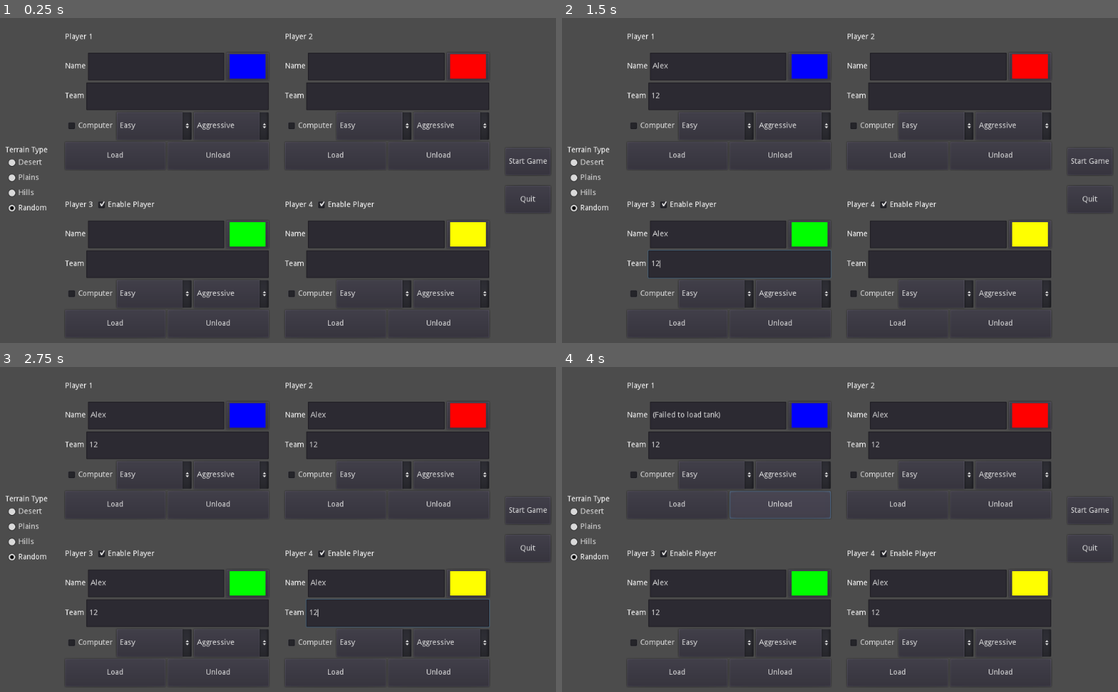
Above: before the commit, frames 1-4 (two rows, left to right).
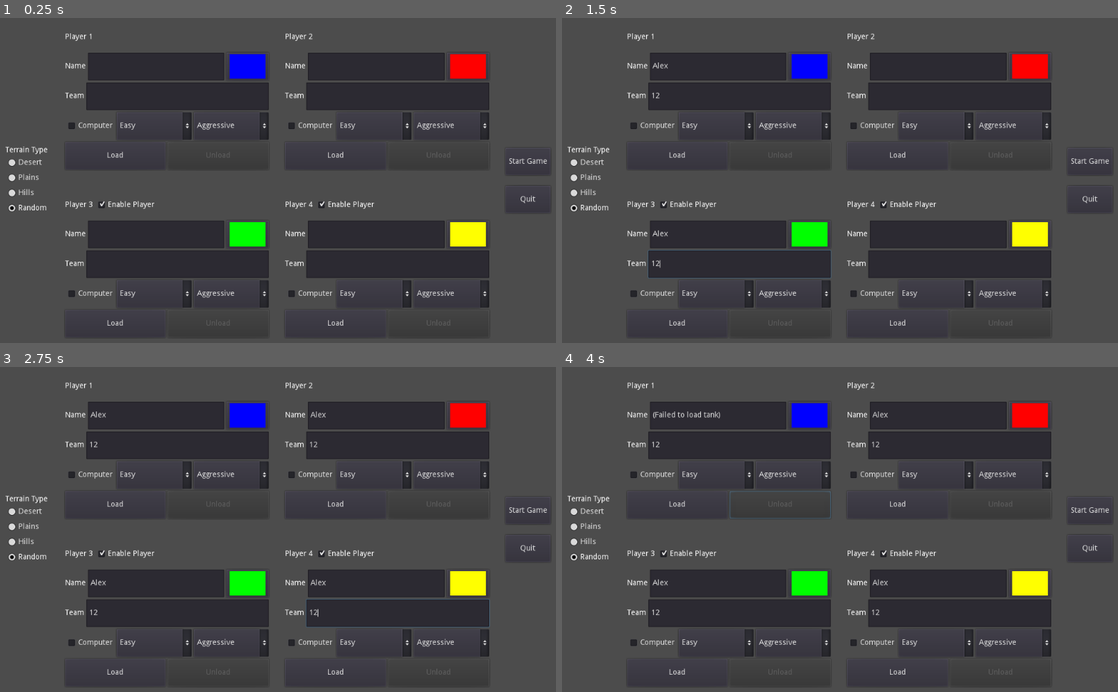
Above: after the commit, the same moments.

Repository: Arc676/Tanks-Godot
Game: Godot game, scene res://Scenes/Screens/Main Menu.tscn
The game is run twice, just before and just after one commit, with the same random seed, the same clock (stepped at 60 frames per second) and the same inputs.
Inputs (mouse positions are in pixels of both pictures, inside the frame that each line leads up to):
- Up to frame 1 (0.25 s): no input
- Up to frame 2 (1.5 s): click (717, 66) at 0.52 s; type "Alex" at 0.6 s; click (739, 96) at 0.75 s; type "12" at 0.83 s; click (717, 235) at 0.98 s; type "Alex" at 1.07 s; click (739, 265) at 1.27 s; type "12" at 1.35 s
- Up to frame 3 (2.75 s): click (378, 415) at 1.5 s; type "Alex" at 1.58 s; click (400, 445) at 1.73 s; type "12" at 1.82 s; click (378, 584) at 2.02 s; type "Alex" at 2.1 s; click (400, 614) at 2.25 s; type "12" at 2.33 s
- Up to frame 4 (4 s): click "Load" at 2.75 s; click (778, 503) at 3.5 s, where only the run before the commit has a clickable "Unload"

The runs differ from the first frame. In frame 1, 0.1% of the frame differs, in the area x 37-81%, y 41-95%; in frame 2, 0.1%; in frame 3, 0.1%; in frame 4, 0.2%.
Error before the commit: Attempt to call function 'queue_free' in base 'previously freed instance' on a null instance. (res://Scripts/UI/Tank)

Commit message:
Tank creator UI now adapts when tank is loaded
Tank properties become read-only if tank is loaded from disk
Fix typo in CC level loading

Diff:
--- a/Scenes/UI/Tank Creator.tscn
+++ b/Scenes/UI/Tank Creator.tscn
@@ -130,6 +130,7 @@
 margin_bottom = 117.0
 size_flags_horizontal = 3
 size_flags_vertical = 3
+disabled = true
 text = "Unload"
 [connection signal="pressed" from="Disk/Load" to="." method="loadTank"]
 [connection signal="pressed" from="Disk/Unload" to="." method="unloadTank"]
--- a/Scripts/UI/Tank Creator.gd
+++ b/Scripts/UI/Tank Creator.gd
@@ -99,6 +99,17 @@
 			tank.aiStyle = aiStyle.selected
 	return tank
 
+func refreshUI():
+	var isLoaded = is_instance_valid(loadedTank)
+	tankName.editable = !isLoaded
+	tankTeam.editable = !isLoaded
+	tankColor.disabled = isLoaded
+	tankIsCC.disabled = isLoaded
+	aiDiff.disabled = isLoaded
+	aiStyle.disabled = isLoaded
+	$Disk/Load.disabled = isLoaded
+	$Disk/Unload.disabled = !isLoaded
+
 func loadTank():
 	loadedTank = tankObj.instance()
 	if loadedTank.loadFromDisk(tankName.text):
@@ -106,14 +117,17 @@
 		tankColor.color = loadedTank.color
 		if loadedTank.isCC:
 			tankIsCC.pressed = true
-			aiStyle.select(loadedTank.aiLvl)
+			aiDiff.select(loadedTank.aiLvl)
 			aiStyle.select(loadedTank.aiStyle)
+		refreshUI()
 	else:
 		tankName.text = "(Failed to load tank)"
 		loadedTank.queue_free()
 
 func unloadTank():
 	loadedTank.queue_free()
+	loadedTank = null
 	tankName.text = ""
 	tankTeam.text = ""
 	tankColor.color = defaultColor
+	refreshUI()
